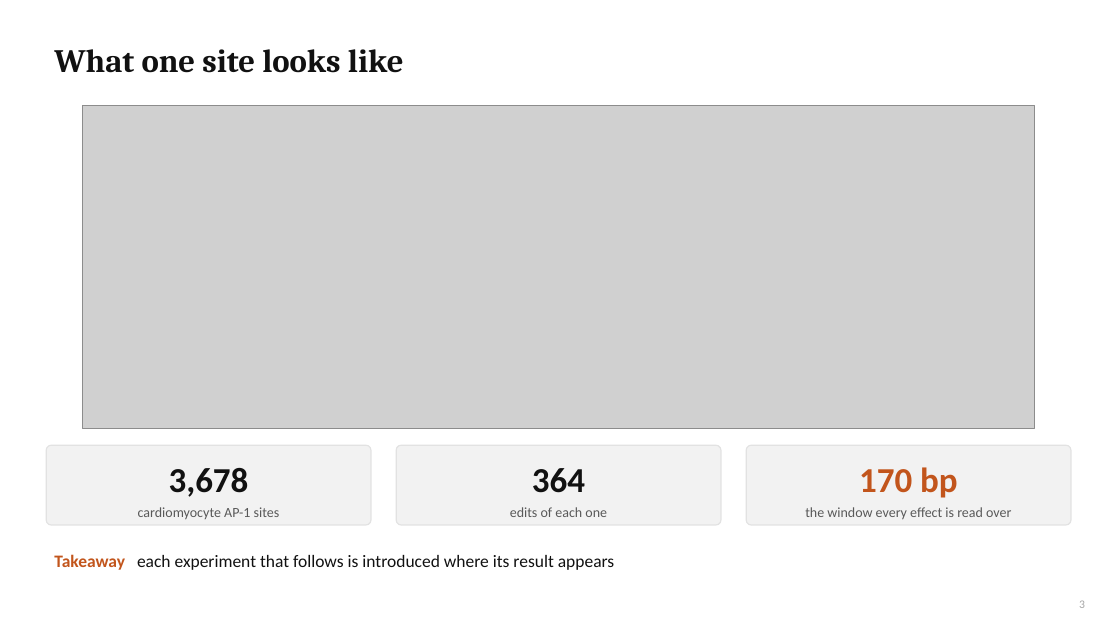
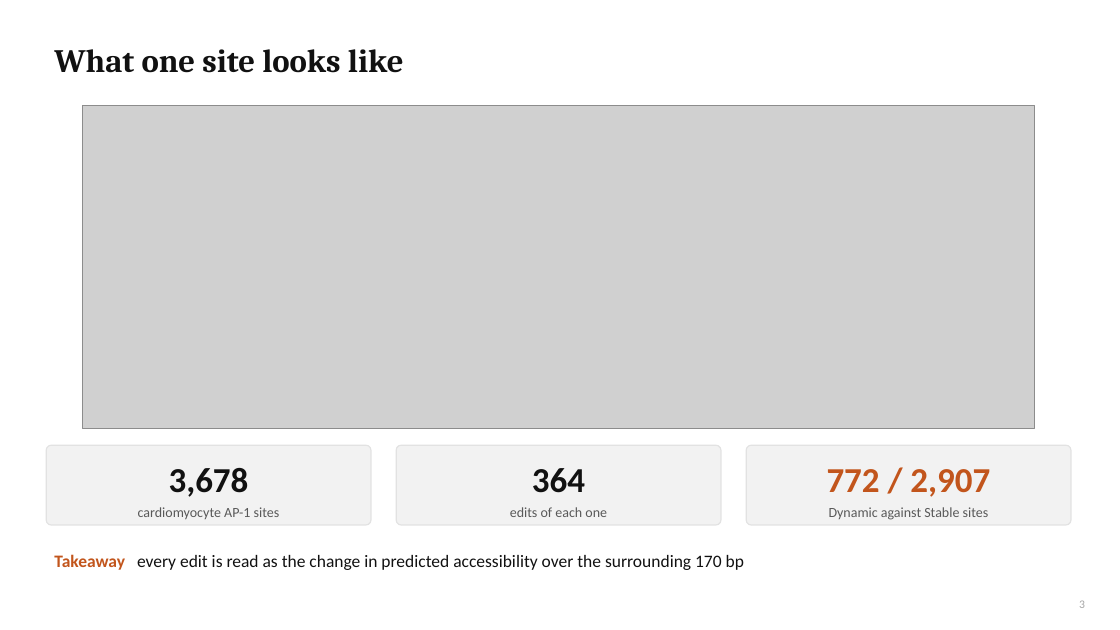
Before and after one commit to cytokine4242/Alpha_Genome_Ap1, a slide deck: slide 3 of Analysis/AP1_AlphaGenome_results.pptx. Drawn at 1120x630 pixels with LibreOffice and Linux fonts; fonts in the diff are those of the drawing; grey boxes stand for pictures. Boxes give left, top, right and bottom in pixels: in the first picture for what was removed or moved away, otherwise in the second. Text is boxed around its words. In the diff, an @@ line names an element or a change of style, - is before the commit and + after.

```diff
--- a/Analysis/AP1_AlphaGenome_results.pptx
+++ b/Analysis/AP1_AlphaGenome_results.pptx
@@ text at <box>827,469,990,497</box>: text changed @@
-170 bp
+772 / 2,907
@@ text at <box>829,507,989,520</box>: text changed @@
-the window every effect is read over
+Dynamic against Stable sites
@@ text at <box>54,554,744,570</box>: text changed @@
-Takeaway each experiment that follows is introduced where its result appears
+Takeaway every edit is read as the change in predicted accessibility over the surrounding 170 bp
```
Also in this commit, not shown: 3 other slides changed, 5 other files.
